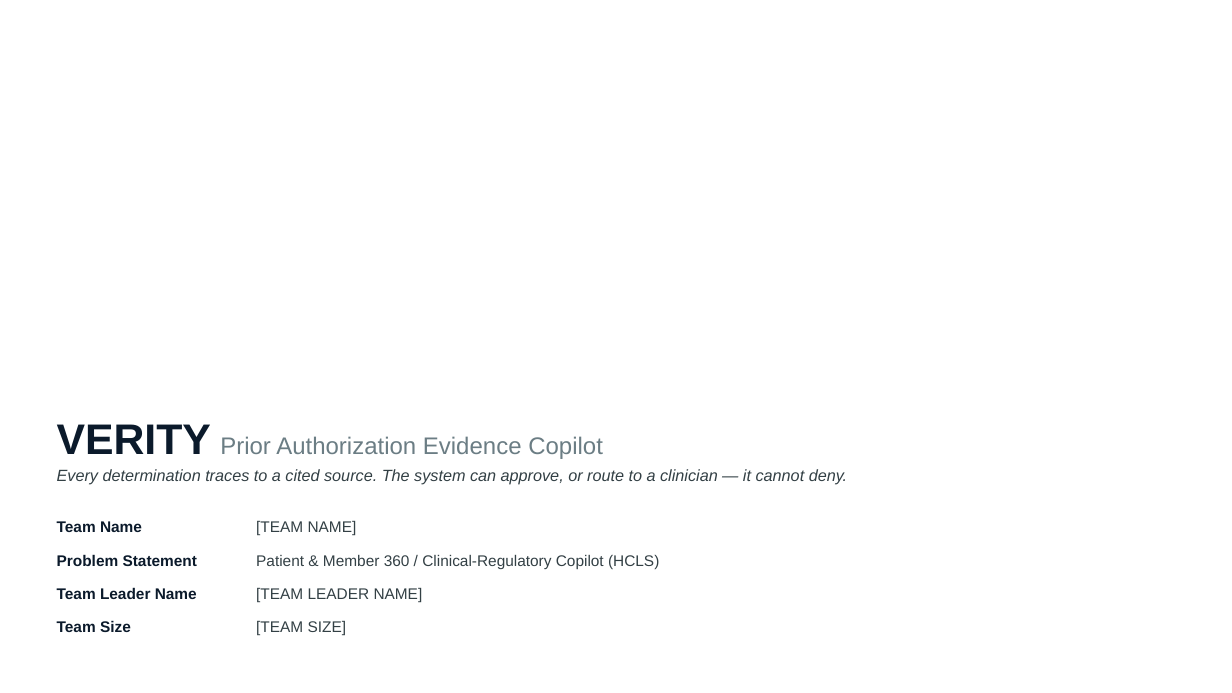
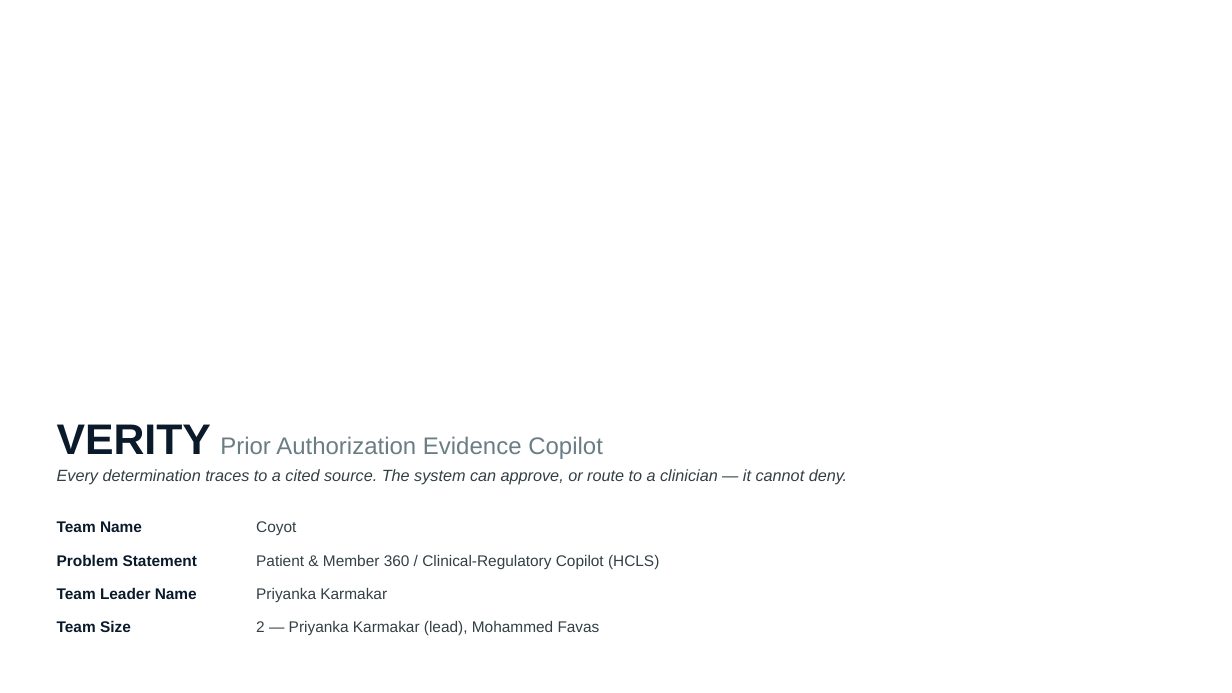
Before and after one commit to Favas111/verity-pa-copilot, a slide deck: slide 1 of docs/verity-prototype.pptx. Drawn at 1232x693 pixels with LibreOffice and Linux fonts; fonts in the diff are those of the drawing; background and template pictures are left out. Boxes give left, top, right and bottom in pixels: in the first picture for what was removed or moved away, otherwise in the second. Text is boxed around its words. In the diff, an @@ line names an element or a change of style, - is before the commit and + after.

```diff
--- a/docs/verity-prototype.pptx
+++ b/docs/verity-prototype.pptx
@@ text at bbox=[256, 521, 296, 535]: text changed @@
-[TEAM NAME]
+Coyot
@@ text at bbox=[256, 588, 387, 602]: text changed @@
-[TEAM LEADER NAME]
+Priyanka Karmakar
@@ text at bbox=[256, 621, 600, 635]: text changed @@
-[TEAM SIZE]
+2 — Priyanka Karmakar (lead), Mohammed Favas
```
Also in this commit, not shown: 2 other slides changed, 5 other files.
